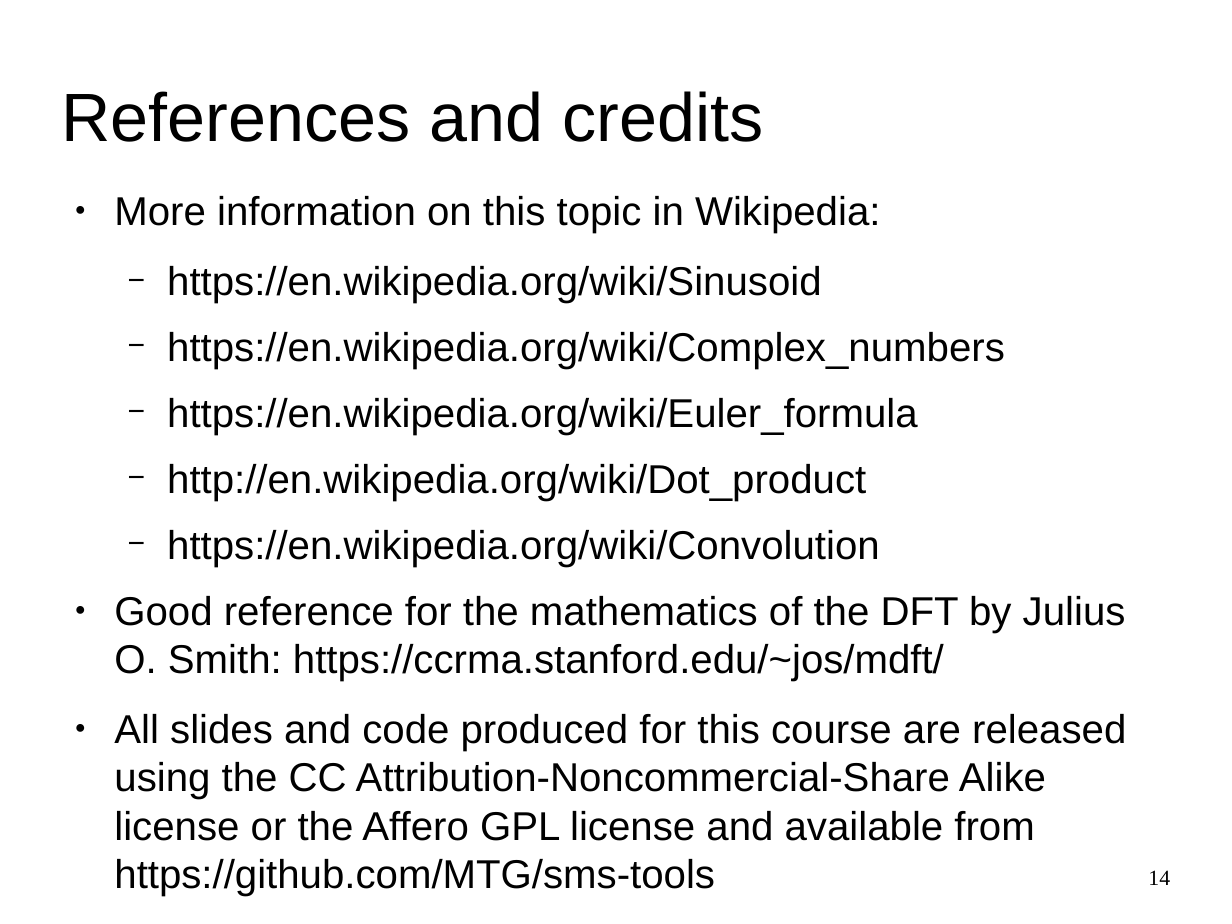
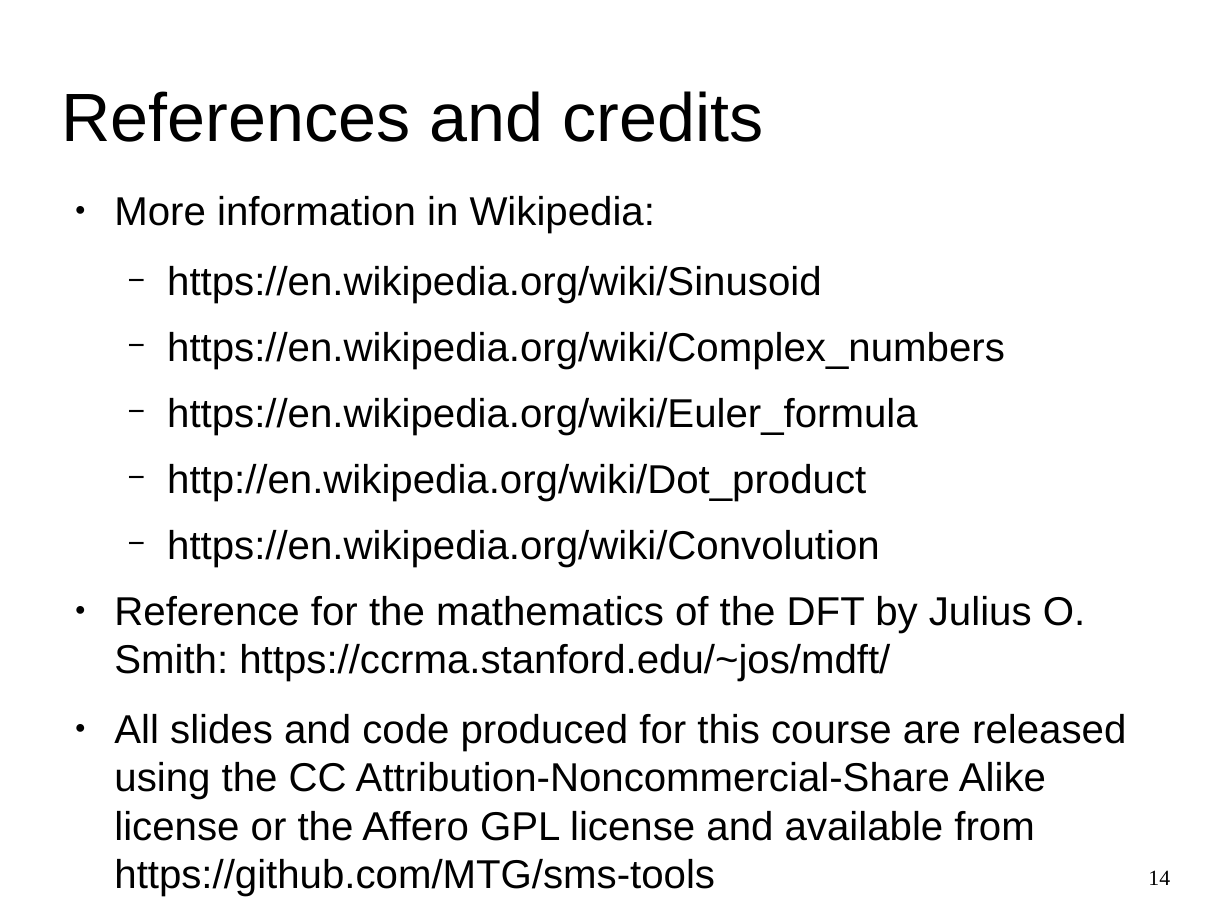
Before and after one commit to MTG/sms-tools, a slide deck: slide 14 of lectures/1-Introduction/Basic-mathematics.odp. Drawn at 1232x924 pixels with LibreOffice and Linux fonts; fonts in the diff are those of the drawing. Boxes give left, top, right and bottom in pixels: in the first picture for what was removed or moved away, otherwise in the second. Text is boxed around its words. In the diff, an @@ line names an element or a change of style, - is before the commit and + after.

```diff
--- a/lectures/1-Introduction/Basic-mathematics.odp
+++ b/lectures/1-Introduction/Basic-mathematics.odp
@@ text at box(114, 196, 655, 233): text changed @@
-● More information on this topic in Wikipedia:
+● More information in Wikipedia:
@@ text at box(114, 596, 1085, 681): text changed @@
-● Good reference for the mathematics of the DFT by Julius O. Smith: https://ccrma.stanford.edu/~jos/mdft/
+● Reference for the mathematics of the DFT by Julius O. Smith: https://ccrma.stanford.edu/~jos/mdft/
```
Also in this commit, not shown: 7 other slides changed, 11 other files.
